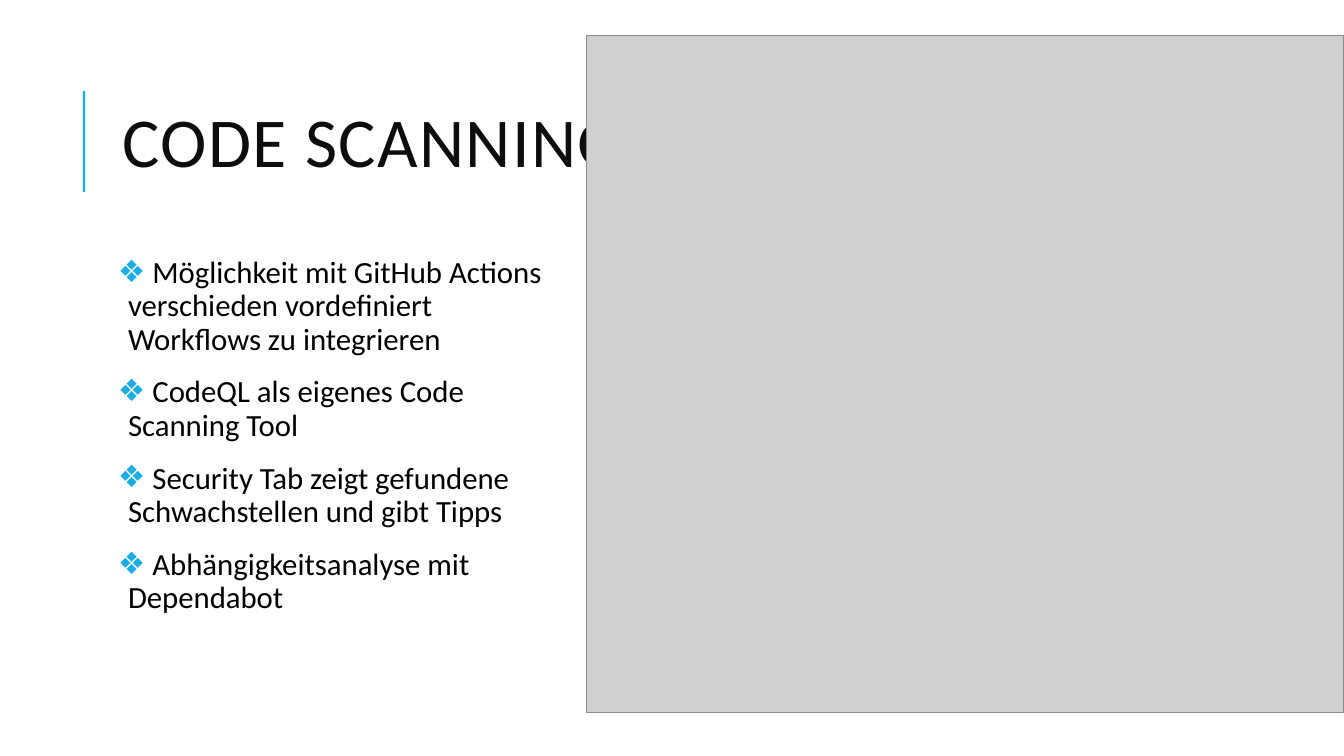
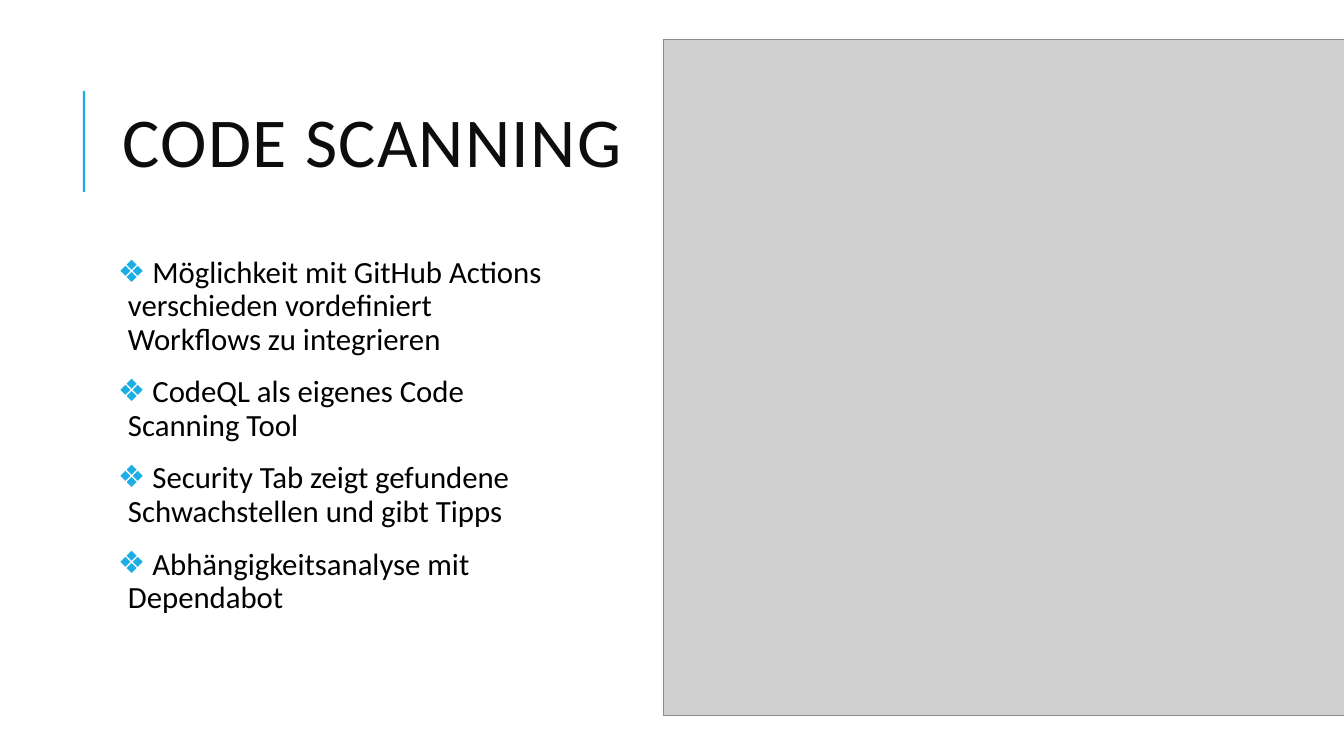
Before and after one commit to FlowBYRN/DevSecOps, a slide deck: slide 13 of DevSecOps-Präsentation.pptx. Drawn at 1344x756 pixels with LibreOffice and Linux fonts; fonts in the diff are those of the drawing; grey boxes stand for pictures. Boxes give left, top, right and bottom in pixels: in the first picture for what was removed or moved away, otherwise in the second. Text is boxed around its words. In the diff, an @@ line names an element or a change of style, - is before the commit and + after.

```diff
--- a/DevSecOps-Präsentation.pptx
+++ b/DevSecOps-Präsentation.pptx
@@ picture: place and size @@
-picture at [587,35,1344,712]
+picture at [664,39,1344,716]
@@ text "CODE SCANNING" at [123,121,621,168]: letter spacing 1 to 0.9 pt @@
```
Also in this commit, not shown: 21 other slides changed, 1 slide added, 1 slide removed.
